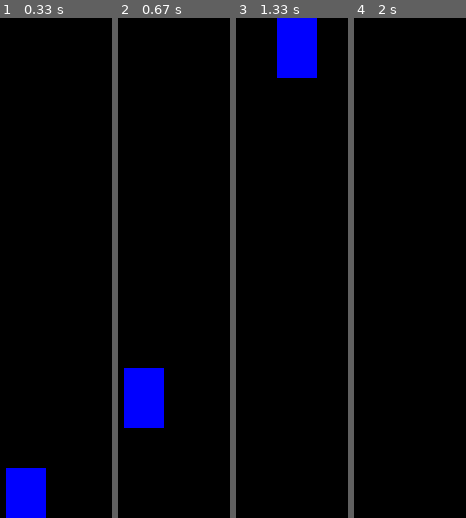
Above: before the commit, frames 1-4 (left to right).
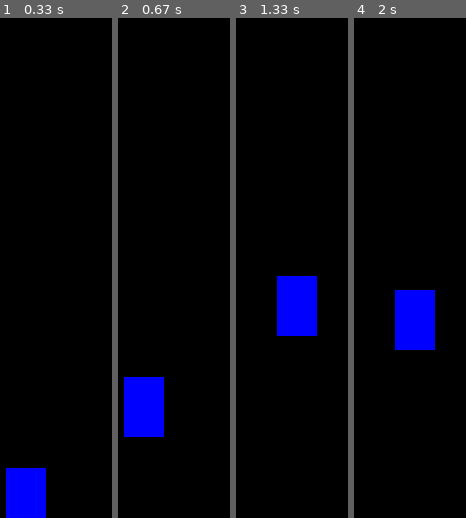
Above: after the commit, the same moments.

Repository: Damagon/Pygame_Project
Game: pygame game, started from samplegame.py
Two runs of this game, one before a commit and one after it. Both use one fixed random seed, a clock stepped at 60 frames per second and the inputs below.
Inputs:
- Up to frame 1 (0.33 s): no input
- Up to frame 2 (0.67 s): tap Space at 0.33 s
- Up to frame 3 (1.33 s): hold Right 0.67-1.13 s; tap Space at 0.73, 1.23 s; hold Right from 1.17 s (still down)
- Up to frame 4 (2 s): release Right at 1.63 s; hold Left from 1.67 s (still down); tap Space at 1.73 s

Frame 1 is identical in both runs. In frame 2, 1.3% of the frame differs, in the area x 5-42%, y 70-84%; in frame 3, 8.6%, in the area x 36-73%, y 0-64%; in frame 4, 4.3%.

Commit message:
Update Again

Diff:
--- a/samplegame.py
+++ b/samplegame.py
@@ -36,7 +36,7 @@
             if jumpCount < 0:
                 neg = -1
             y -= jumpCount**2 * 0.5 * neg  # to the power of 2
-            jumpCount -= 0
+            jumpCount -= 1
             # from 10-0 (jump increases) from -1 to -10 jump decreases back to original position due to neg sign
         else:
             isJump = False
